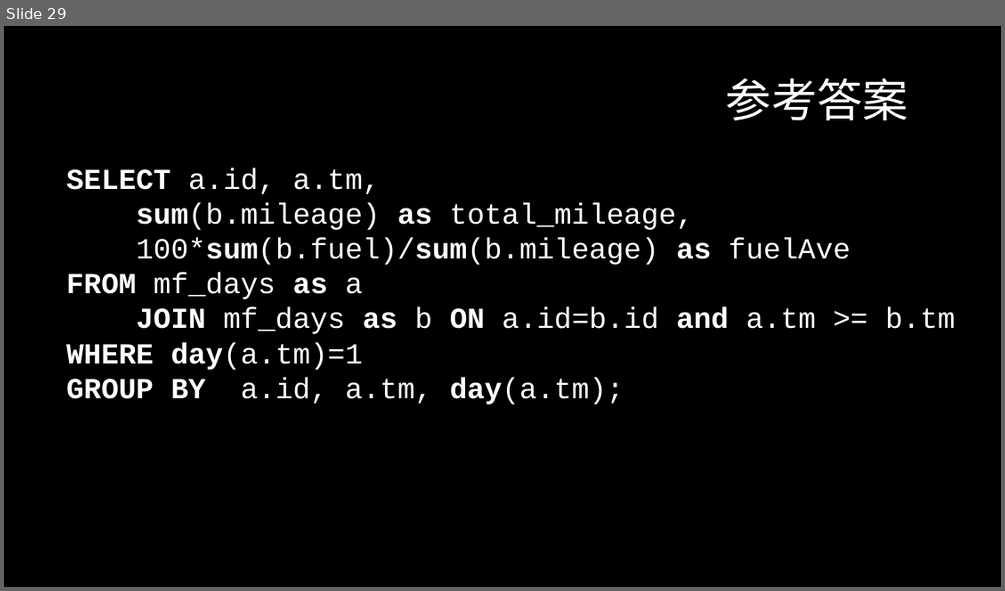
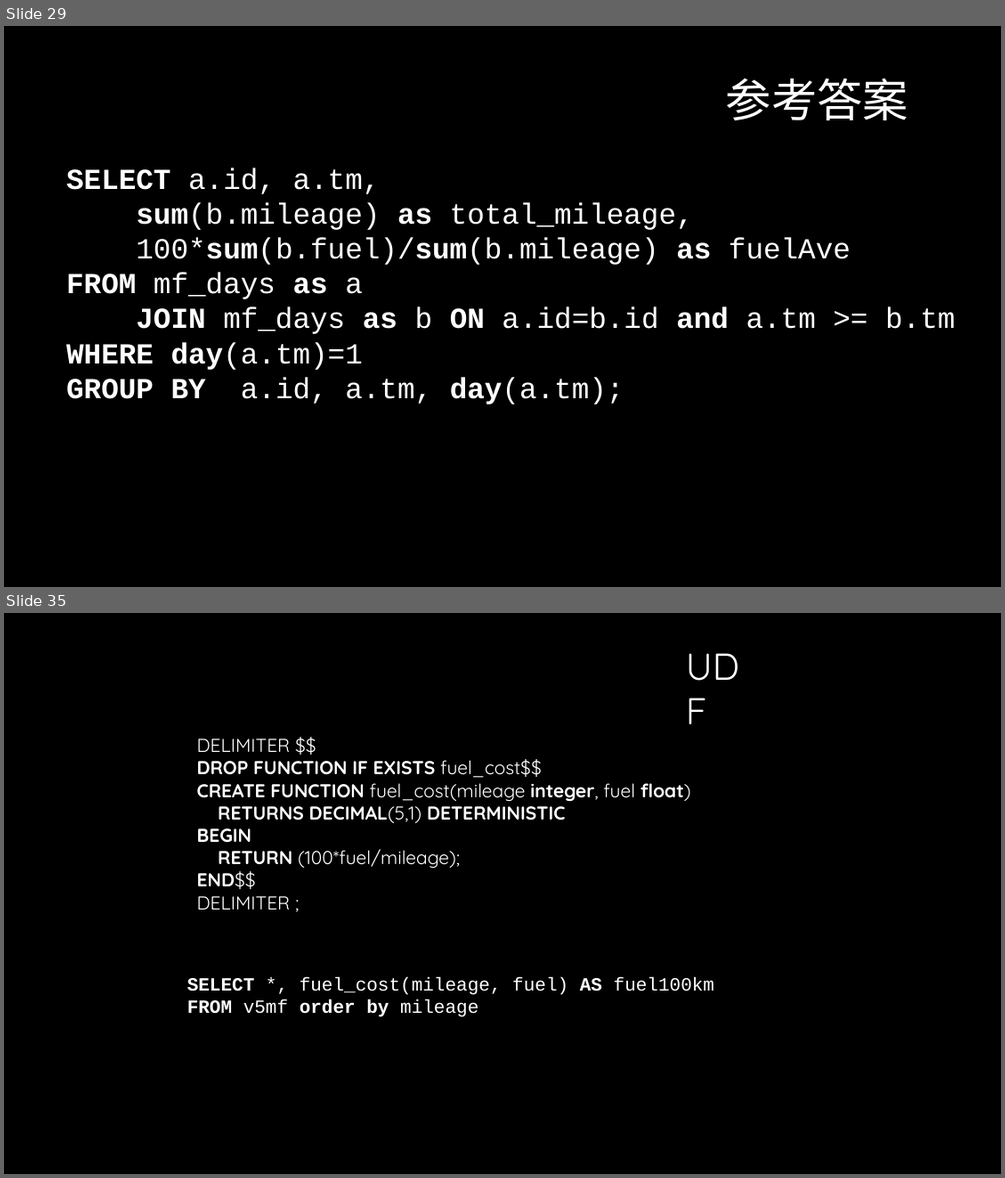
Before and after one commit to InCar/Training, a slide deck: Database/database.pptx. Shown one above the other, each under a label of ours: slide 29 before the commit, slides 29 and 35 after it; the slides between them are not shown. The pictures are 1005x591 and 1005x1178 pixels, drawn with LibreOffice and Linux fonts; fonts in the diff are those of the drawing; background and template pictures are left out. Boxes give left, top, right and bottom in pixels: in the first picture for what was removed or moved away, otherwise in the second. Text is boxed around its words. In the diff, an @@ line names an element or a change of style, - is before the commit and + after.

```diff
--- a/Database/database.pptx
+++ b/Database/database.pptx
@@ slide 35 added at bbox=[4, 613, 1001, 1174], background #000000 @@
@@ text added at bbox=[679, 639, 764, 692], 36 pt, text #FFFFFF @@
+UDF
@@ text added at bbox=[197, 738, 691, 909], 18 pt, text #FFFFFF, bold @@
+DELIMITER $$
+DROP FUNCTION IF EXISTS fuel_cost$$
+CREATE FUNCTION fuel_cost(mileage integer, fuel float)
+RETURNS DECIMAL(5,1) DETERMINISTIC
+BEGIN
+RETURN (100*fuel/mileage);
+END$$
+DELIMITER ;
@@ text added at bbox=[187, 977, 714, 1017], 18 pt, text #FFFFFF @@
+SELECT *, fuel_cost(mileage, fuel) AS fuel100km
+FROM v5mf order by mileage
```
Also in this commit, not shown: 7 other slides added, 1 slide removed.
